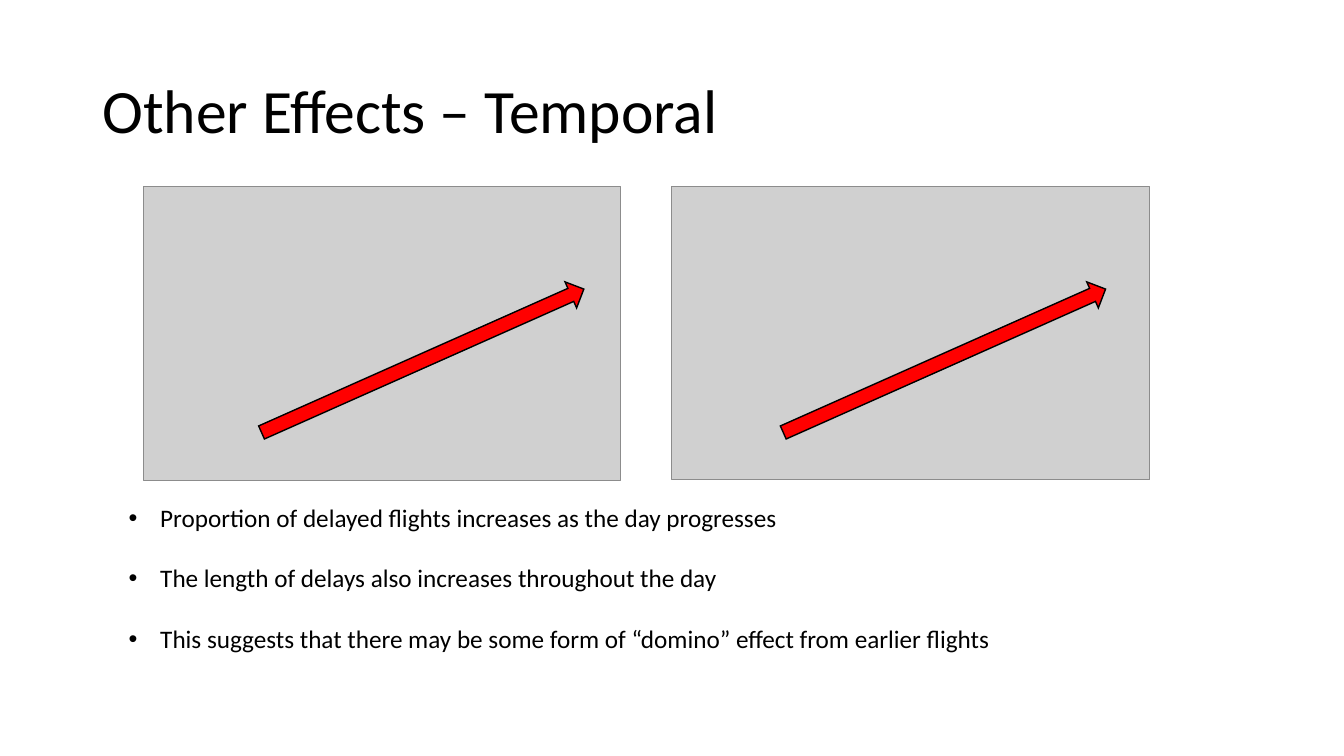
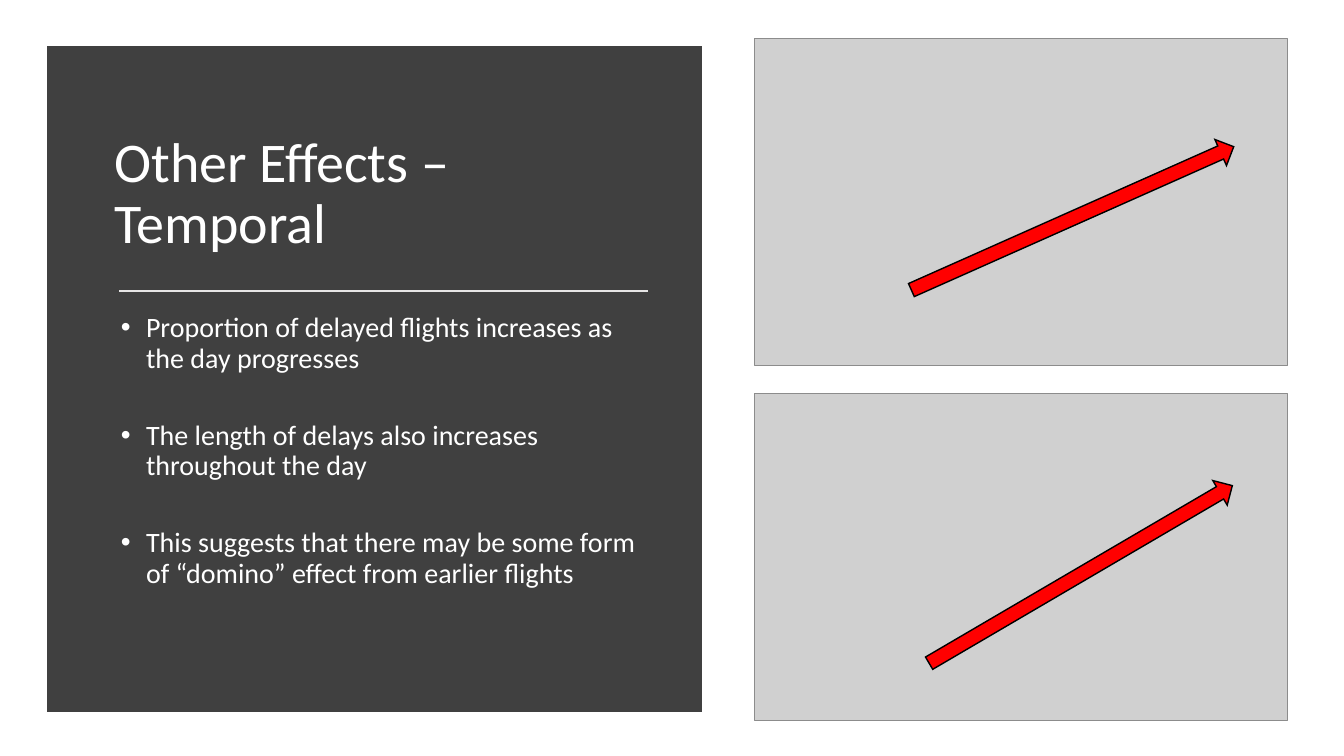
Before and after one commit to c-a11en/codeclan_final_project, a slide deck: slide 8 of Flight Delays Presentation.pptx. Drawn at 1344x756 pixels with LibreOffice and Linux fonts; fonts in the diff are those of the drawing; grey boxes stand for pictures. Boxes give left, top, right and bottom in pixels: in the first picture for what was removed or moved away, otherwise in the second. Text is boxed around its words. In the diff, an @@ line names an element or a change of style, - is before the commit and + after.

```diff
--- a/Flight Delays Presentation.pptx
+++ b/Flight Delays Presentation.pptx
@@ rectangle added at bbox=[54, 52, 695, 705], fill #404040, outline #404040 10 pt @@
@@ picture: place and size @@
-picture at bbox=[673, 187, 1150, 480]
+picture at bbox=[755, 38, 1288, 366]
@@ title "Other Effects – Temporal": place and size @@
-title "Other Effects – Temporal" at bbox=[102, 90, 718, 143]
+title "Other Effects – Temporal" at bbox=[115, 143, 409, 252]
@@ title "Other Effects – Temporal" at bbox=[115, 143, 409, 252]: size 44 to 40 pt, text colour #000000 to #FFFFFF @@
@@ right arrow: place and size @@
-right arrow at bbox=[778, 276, 1112, 446]
+right arrow at bbox=[906, 134, 1240, 303]
@@ line added from (119, 291) to (648, 291), #E7E6E6 1.75 pt @@
@@ text "Proportion of delayed flights increases ...": place and size @@
-text "Proportion of delayed flights increases ..." at bbox=[160, 509, 989, 653]
+text "Proportion of delayed flights increases ..." at bbox=[146, 317, 635, 588]
@@ text "Proportion of delayed flights increases ..." at bbox=[146, 317, 635, 588]: size 18 to 20 pt, text colour #000000 to #FFFFFF; indent changed; line spacing 1 to 0.9; more space between paragraphs @@
@@ picture: place and size @@
-picture at bbox=[143, 187, 621, 481]
+picture at bbox=[755, 393, 1288, 721]
@@ right arrow at bbox=[922, 473, 1240, 676]: rotation 336 to 329 degrees @@
```
Also in this commit, not shown: 9 other slides changed, 2 slides added, 1 slide removed.
